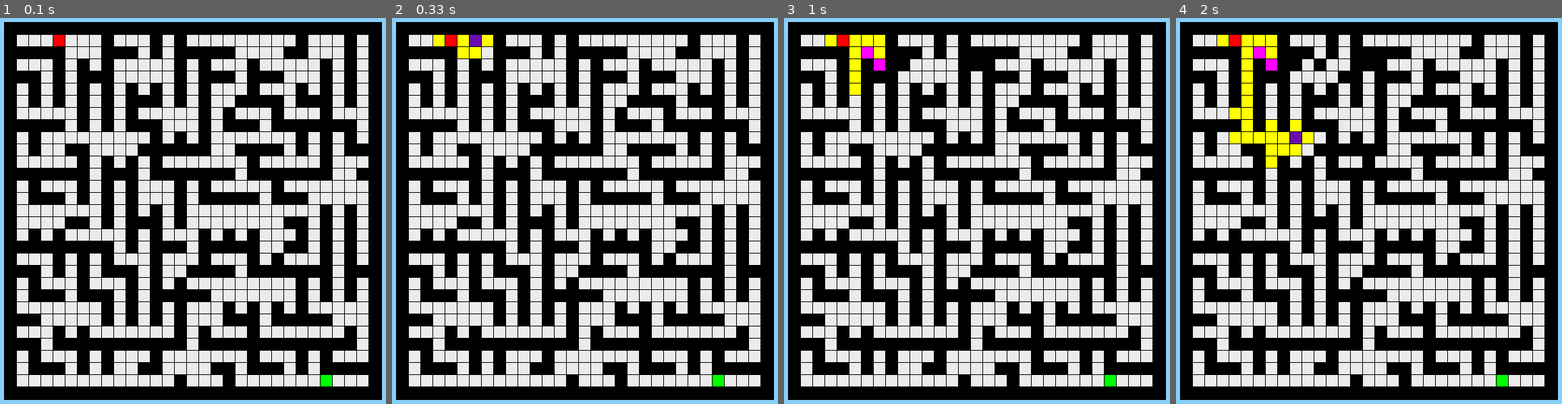
Above: before the commit, frames 1-4 (left to right).
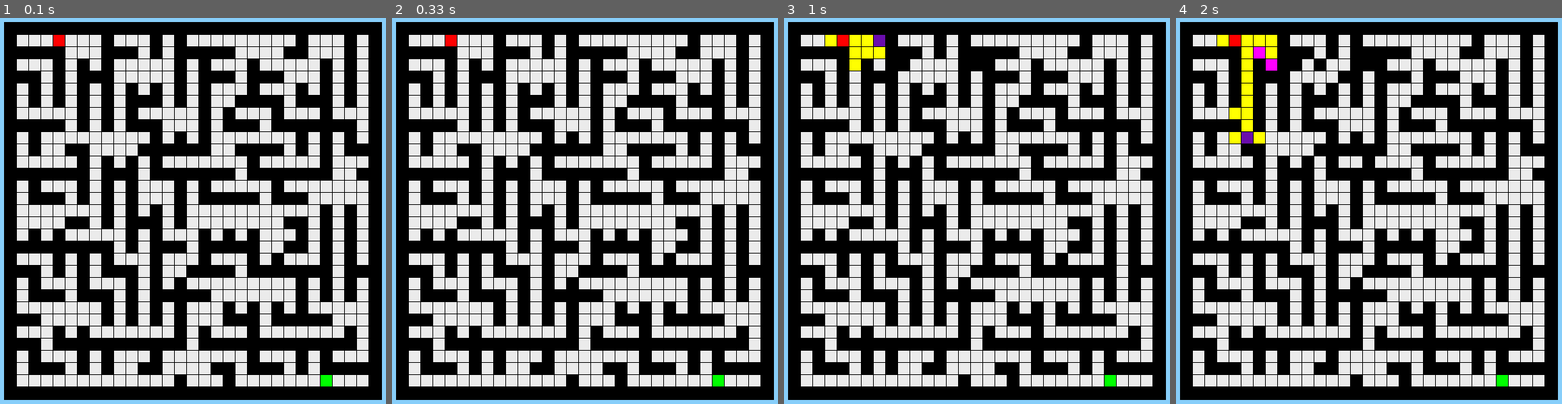
Above: after the commit, the same moments.

Repository: Fil-maker/Wave_Astar
Game: pygame game, started from display.py
Two runs of this game, one before a commit and one after it. Both use one fixed random seed, a clock stepped at 60 frames per second and the inputs below.
Inputs (mouse positions are in pixels of both pictures, inside the frame that each line leads up to):
- Up to frame 1 (0.1 s): no input
- Up to frame 2 (0.33 s): no input
- Up to frame 3 (1 s): tap Enter at 0.33 s; press the mouse at (903, 60) at 0.7 s; move the mouse to (980, 68) at 0.8 s; release the mouse at (1054, 75) at 0.93 s
- Up to frame 4 (2 s): press the mouse at (1295, 60) at 1.1 s; move the mouse to (1365, 160) at 1.2 s; move the mouse to (1434, 261) at 1.3 s; release the mouse at (1434, 261) at 1.33 s; press the mouse at (1295, 60) at 1.5 s; move the mouse to (1322, 68) at 1.6 s; release the mouse at (1349, 79) at 1.73 s

Frame 1 is identical in both runs. In frame 2, 0.5% of the frame differs, in the area x 10-27%, y 4-11%; in frame 3, 0.4%; in frame 4, 1.0%, in the area x 16-36%, y 26-39%.

Commit message:
Add gif for readme and now pathfinding works after the 'enter' button pressed

Diff:
--- a/display.py
+++ b/display.py
@@ -56,7 +56,7 @@
             if event.type == pygame.MOUSEBUTTONUP:
                 hold = False
             if event.type == pygame.KEYDOWN and event.key == pygame.K_RETURN:
-                maze.find_path()
+                maze.working = True
         paint(DISPLAY, size)
         pygame.draw.rect(DISPLAY, (0, 0, 0), (20, 20, 560, 560))
         obj.draw(DISPLAY, (20, 20, 560, 560))
--- a/test.py
+++ b/test.py
@@ -86,6 +86,7 @@
         self.margin = 1
         self.start_color = (0x00, 0xF2, 0x60)
         self.end_color = (0x05, 0x75, 0xE6)
+        self.working: bool = False
         self.height, self.width, self.wall_chance = height, width, wall_chance
         if self.height % 2 == 0:
             self.height += 1
@@ -203,12 +204,13 @@
                 self.clear_cell(Point(int(pr_row), int(pr_col)))
 
     def next_step(self):
-        if not self.is_path_found:
-            self.find_path()
-        elif not self.path_complete:
-            self.backtrack_path()
-        else:
-            self.shift_gradient()
+        if self.working:
+            if not self.is_path_found:
+                self.find_path()
+            elif not self.path_complete:
+                self.backtrack_path()
+            else:
+                self.shift_gradient()
 
     def find_path(self):
         if self.closest is not None:
Binary file added: example.gif
